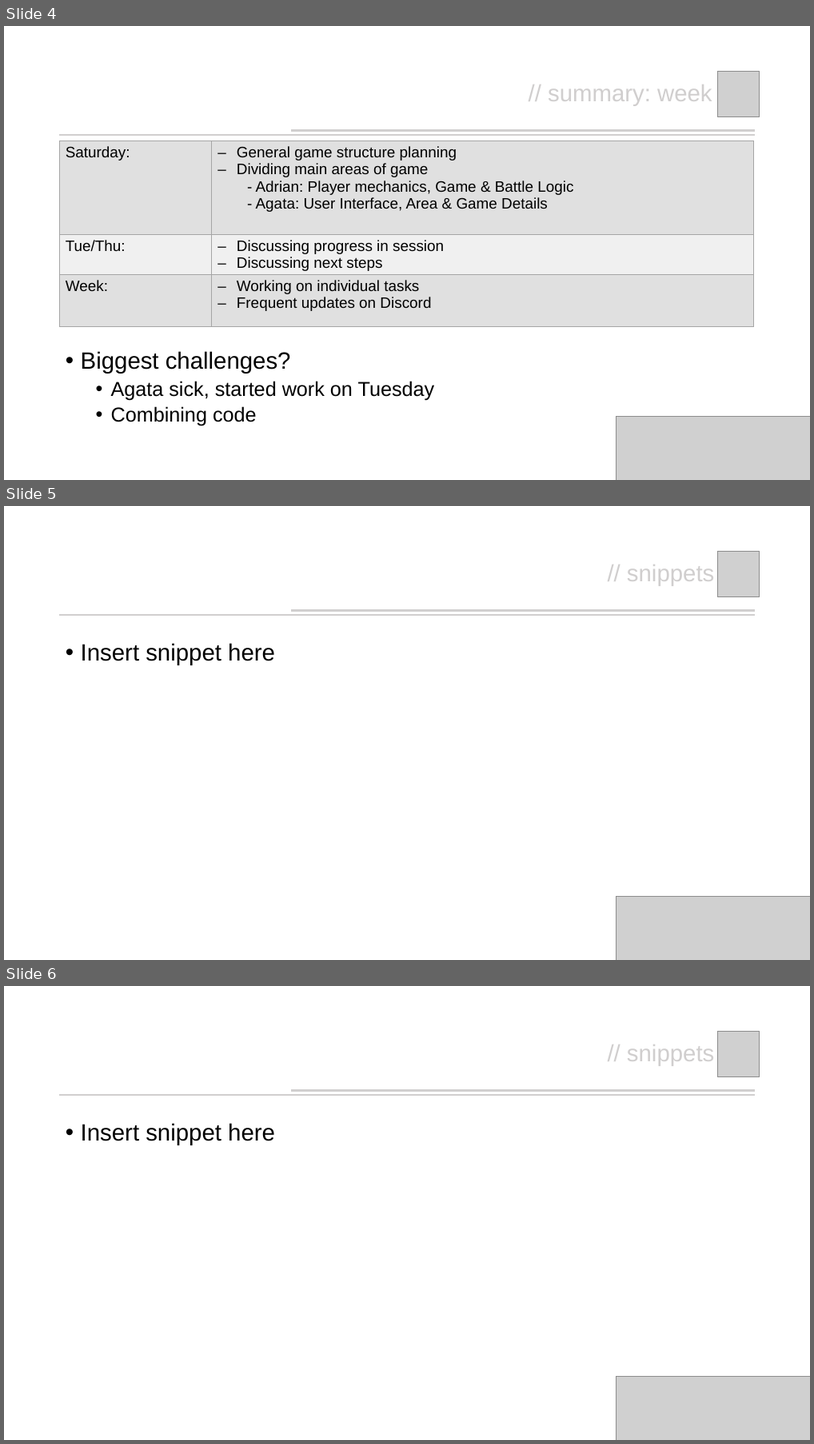
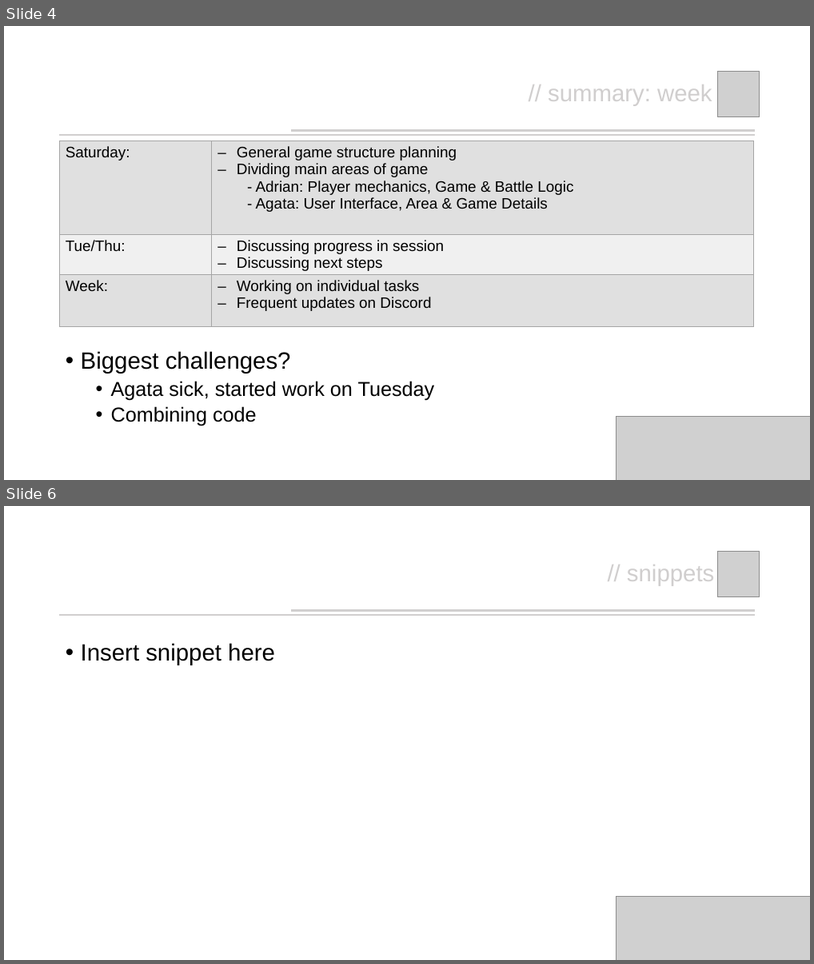
Before and after one commit to Shcoobz/mighty-text-adventure-java-Shcoobz, a slide deck: presentation/team_presentation_mightyTextAdventure.pptx. Shown one above the other, each under a label of ours: slides 4, 5 and 6 before the commit, slides 4 and 6 after it; the slides between them are not shown. The pictures are 814x1444 and 814x964 pixels, drawn with LibreOffice and Linux fonts; fonts in the diff are those of the drawing; grey boxes stand for pictures. Boxes give left, top, right and bottom in pixels: in the first picture for what was removed or moved away, otherwise in the second. Text is boxed around its words. In the diff, an @@ line names an element or a change of style, - is before the commit and + after.

Commit message:
added my snippet

```diff
--- a/presentation/team_presentation_mightyTextAdventure.pptx
+++ b/presentation/team_presentation_mightyTextAdventure.pptx
@@ slide 5 removed at <box>4,506,810,960</box>, background #FFFFFF @@
@@ picture removed at <box>718,551,759,596</box> @@
@@ title removed at <box>627,564,714,586</box> @@
-// snippets
@@ line removed from (60, 615) to (755, 615) @@
@@ line removed from (291, 611) to (755, 611) @@
@@ text removed at <box>81,643,275,665</box> @@
-• Insert snippet here
@@ picture removed at <box>616,896,810,960</box> @@
```
Also in this commit, not shown: 1 slide added.
